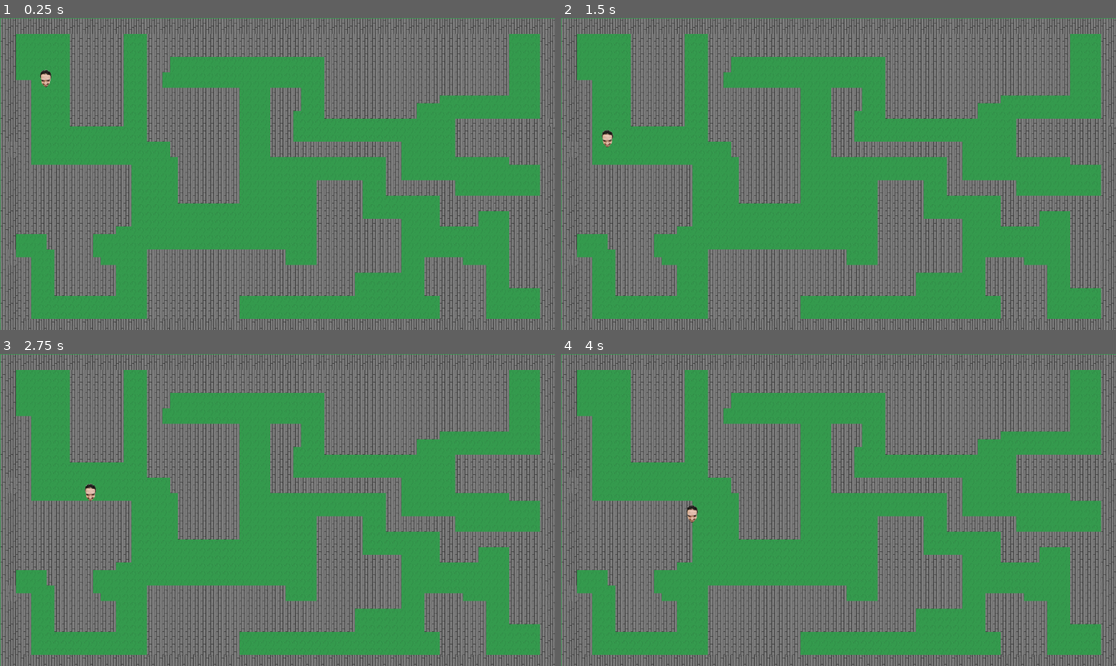
Above: before the commit, frames 1-4 (two rows, left to right).
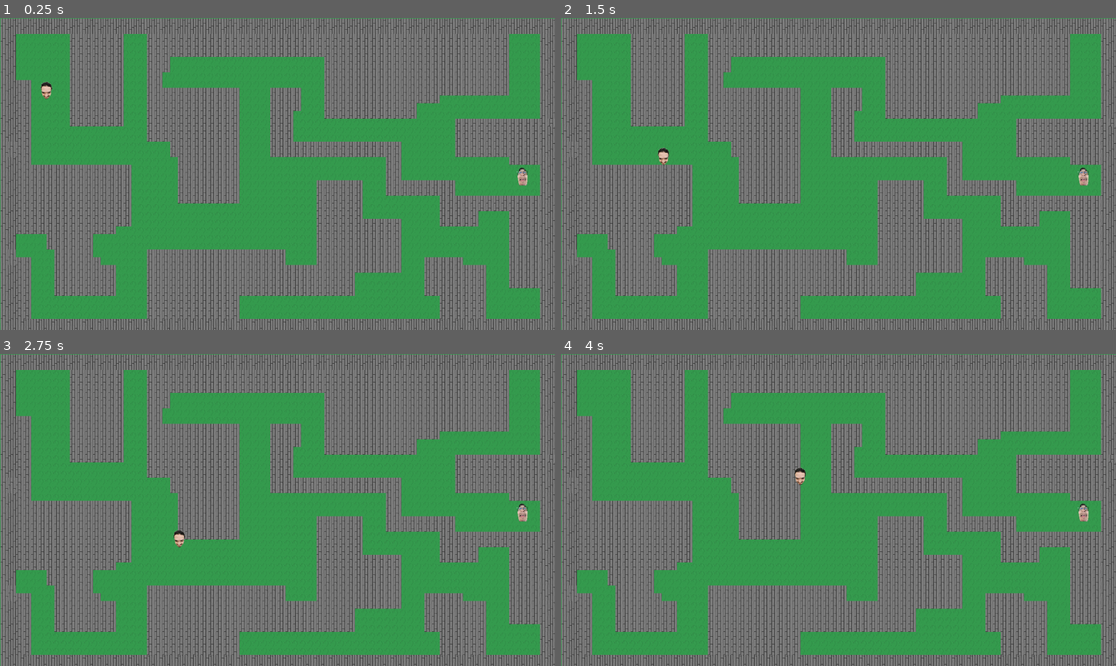
Above: after the commit, the same moments.

Repository: gonssalves/jogo-labirinto
Game: Godot game, scene res://scene.tscn
Same seed, same stepped clock (60 frames per second), same inputs: the game is played once before the commit and once after it.
Inputs:
- Up to frame 1 (0.25 s): no input
- Up to frame 2 (1.5 s): tap Enter at 0.5 s
- Up to frame 3 (2.75 s): no input
- Up to frame 4 (4 s): no input

The runs differ from the first frame. In frame 1, 0.2% of the frame differs, in the area x 7-96%, y 16-54%; in frame 2, 0.3%, in the area x 7-96%, y 35-54%; in frame 3, 0.3%; in frame 4, 0.3%.

Commit message:
Add files via upload

Diff:
--- a/player.gd
+++ b/player.gd
@@ -5,16 +5,25 @@
 var tile_size = Vector2(16, 16)  # Tamanho do tile
 
 var caminho = []  # Lista com as posições do caminho
-var velocidade = 100  # Velocidade de movimento do personagem
+var velocidade = 200  # Velocidade de movimento do personagem
 var proximo_ponto_index = 0  # Índice do próximo ponto no caminho
+
+@export var friend: CharacterBody2D
 
 func _ready():
 	grass_layer = get_node("/root/Maze/Grass")  # Referência para a camada de grama
 	wall_layer = get_node("/root/Maze/Walls")    # Referência para a camada de paredes
 
+	var friend_pos_global = friend.global_position
+
+	# Converte a posição global para coordenadas do tile
+	var friend_pos_tile = friend_pos_global / tile_size
+	friend_pos_tile = friend_pos_tile.floor() # Converte para inteiro
+
 	# Inicia a busca pelo caminho
-	var start = Vector2(6, 7)  # Ponto de partida (ajuste conforme necessário)
-	var goal = Vector2(67, 37)   # Ponto de destino (ajuste conforme necessário)
+	var start = Vector2(6, 7)  # Ponto de partida
+
+	var goal = friend_pos_tile   # Ponto de destino
 	caminho = busca_em_largura(start, goal)
 
 func busca_em_largura(start: Vector2, goal: Vector2) -> Array:
--- a/player.tscn
+++ b/player.tscn
@@ -18,5 +18,4 @@
 
 [node name="CollisionShape2D" type="CollisionShape2D" parent="."]
 position = Vector2(1.52588e-05, 1.52588e-05)
-scale = Vector2(1, 1)
 shape = SubResource("CapsuleShape2D_isj01")
--- a/scene.tscn
+++ b/scene.tscn
@@ -1,8 +1,9 @@
-[gd_scene load_steps=7 format=4 uid="uid://bmxl82infuk1"]
+[gd_scene load_steps=8 format=4 uid="uid://bmxl82infuk1"]
 
 [ext_resource type="Texture2D" uid="uid://caxqoq1nj37p3" path="res://Inside Tileset.png" id="1_kuv0r"]
 [ext_resource type="Texture2D" uid="uid://ds8p6exj7oiko" path="res://grass.png" id="2_kdchj"]
 [ext_resource type="PackedScene" uid="uid://pkp7b6a40nus" path="res://player.tscn" id="3_sg8ah"]
+[ext_resource type="PackedScene" uid="uid://cfuno7asuwitx" path="res://friend.tscn" id="4_qh0vl"]
 
 [sub_resource type="TileSetAtlasSource" id="TileSetAtlasSource_5xjfd"]
 texture = ExtResource("1_kuv0r")
@@ -118,6 +119,13 @@
 tile_map_data = PackedByteArray("AAAAACkAAAAAAAUAAAABACkAAAABAAUAAABGAP//AAAAAAQAAABHAP//AAABAAQAAABIACcAAAABAAQAAABIAC …(28176 unchanged characters)…
 tile_set = SubResource("TileSet_em2k6")
 
-[node name="Player" parent="." instance=ExtResource("3_sg8ah")]
+[node name="Player" parent="." node_paths=PackedStringArray("friend") instance=ExtResource("3_sg8ah")]
 z_index = 1
 position = Vector2(91, 104)
+motion_mode = 1
+wall_min_slide_angle = 0.0
+friend = NodePath("../Friend")
+
+[node name="Friend" parent="." instance=ExtResource("4_qh0vl")]
+position = Vector2(1091, 322)
+scale = Vector2(0.092398, 0.092398)
Not shown, added: IMG-20240723-WA0013-removebg-preview.png.import
Not shown: 1 places in friend.tscn that only renumber resources
